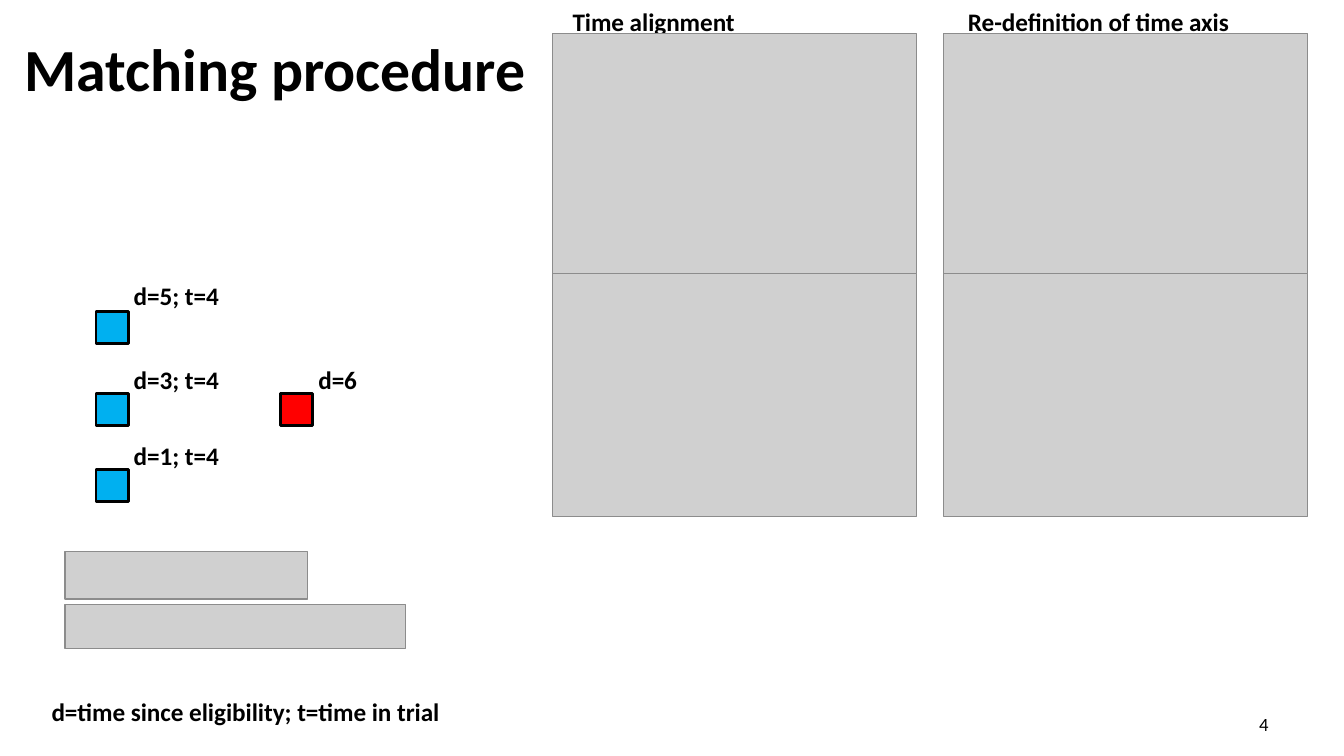
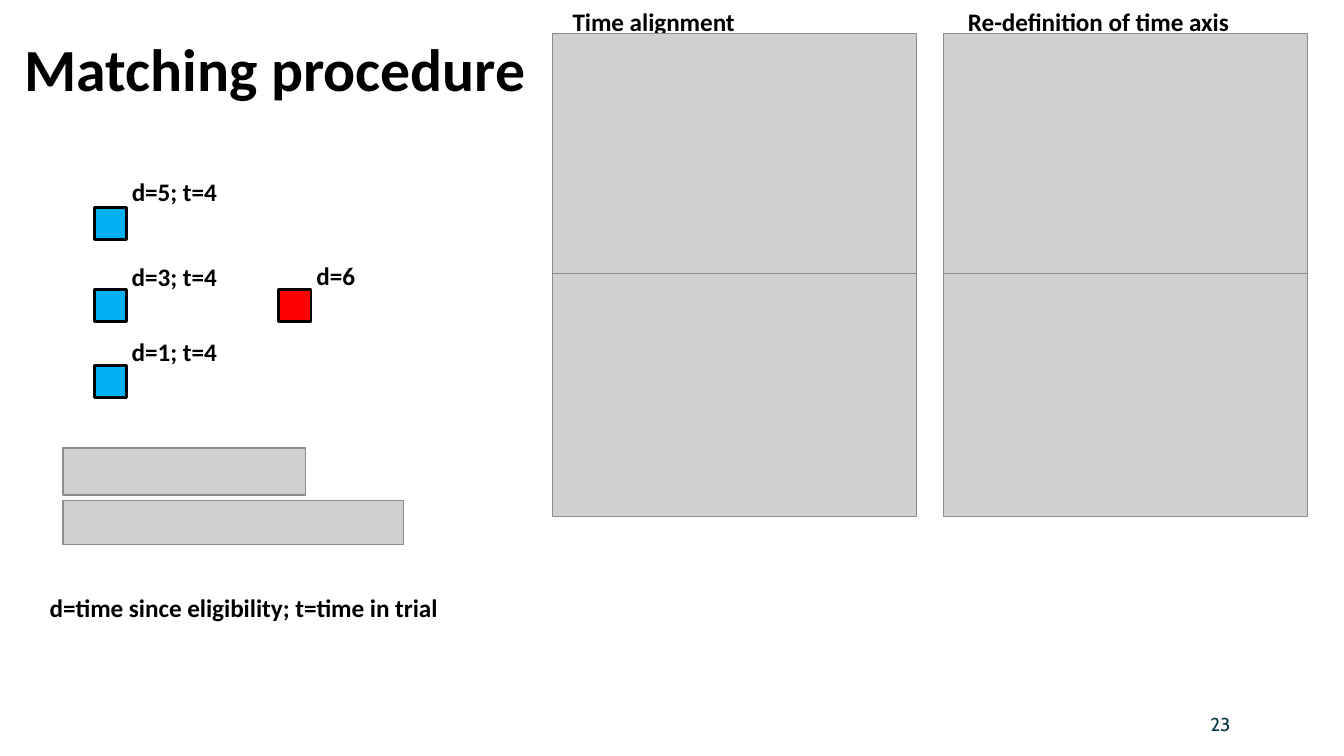
Before and after one commit to egonzato/PortfolioSetUp, a slide deck: slide 23 of public/assessing_comparability_sat_anchoring_eg_submission.pptx (slide 18 before the commit). Drawn at 1344x756 pixels with LibreOffice and Linux fonts; fonts in the diff are those of the drawing; grey boxes stand for pictures; background and template pictures are left out. Boxes give left, top, right and bottom in pixels: in the first picture for what was removed or moved away, otherwise in the second. Text is boxed around its words. In the diff, an @@ line names an element or a change of style, - is before the commit and + after.

```diff
--- a/public/assessing_comparability_sat_anchoring_eg_submission.pptx
+++ b/public/assessing_comparability_sat_anchoring_eg_submission.pptx
@@ 2 pictures, 2 texts: place and size @@
-2 pictures, 2 texts at <box>52,371,439,726</box>
+2 pictures, 2 texts at <box>50,267,437,622</box>
@@ 4 rectangles, 3 texts: place and size @@
-4 rectangles, 3 texts at <box>97,287,313,501</box>
+4 rectangles, 3 texts at <box>94,183,310,398</box>
@@ page number added at <box>1210,717,1230,732</box>, 10 pt, text #003741 @@
+23
@@ text removed at <box>1259,719,1268,731</box> @@
-4
```
Also in this commit, not shown: 5 other slides changed, 5 slides added, 1 other file.
